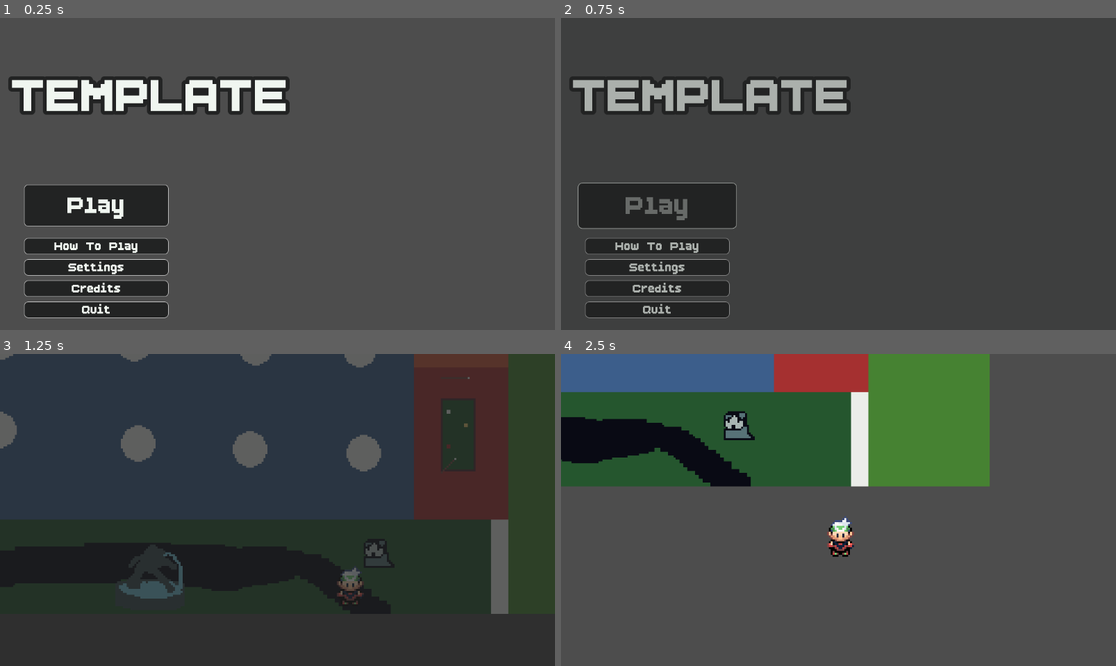
Above: before the commit, frames 1-4 (two rows, left to right).
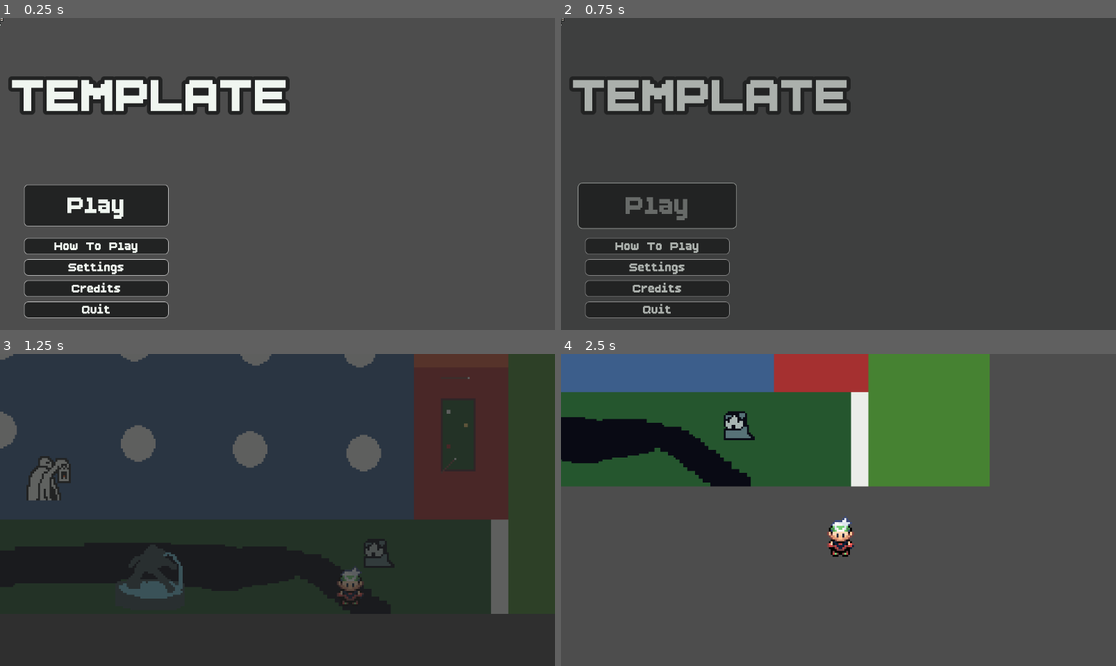
Above: after the commit, the same moments.

Repository: Rat-Haven-Studios/melon-jam-2025
Game: Godot game, scene res://1-main/Main.tscn
The game is run twice, just before and just after one commit, with the same random seed, the same clock (stepped at 60 frames per second) and the same inputs. Sound files missing from this copy of the repository are replaced by a short silence.
Inputs (mouse positions are in pixels of both pictures, inside the frame that each line leads up to):
- Up to frame 1 (0.25 s): no input
- Up to frame 2 (0.75 s): click "Play" at 0.5 s
- Up to frame 3 (1.25 s): no input
- Up to frame 4 (2.5 s): move the mouse to (960, 494) at 1.27 s; hold D (right) 1.28-2.03 s; tap Space (interact) at 1.35, 2.1 s; click (960, 494) at 1.42 s; move the mouse to (727, 525) at 2.02 s; hold S (down) from 2.03 s (still down)

The runs differ from the first frame. In frame 1, less than 0.1% of the frame differs, in the area x 0-1%, y 0-3%; in frame 2, less than 0.1%; in frame 3, 0.8%, in the area x 4-13%, y 32-47%; in frame 4, nothing differs.

Commit message:
Monkey Fix

Diff:
--- a/4-objects/1-npc/NPC.tscn
+++ b/4-objects/1-npc/NPC.tscn
@@ -1,8 +1,28 @@
-[gd_scene load_steps=2 format=3 uid="uid://b3kn3a6e8su6y"]
+[gd_scene load_steps=5 format=3 uid="uid://toe70xl1lkkf"]
+
+[ext_resource type="Texture2D" uid="uid://bpfs2iqi65km5" path="res://0-assets/sprites/Mono Knight.png" id="1_l1arj"]
 
 [sub_resource type="RectangleShape2D" id="RectangleShape2D_ad56y"]
+
+[sub_resource type="AtlasTexture" id="AtlasTexture_atnjp"]
+atlas = ExtResource("1_l1arj")
+region = Rect2(448, 0, 32, 32)
+
+[sub_resource type="SpriteFrames" id="SpriteFrames_qua7y"]
+animations = [{
+"frames": [{
+"duration": 1.0,
+"texture": SubResource("AtlasTexture_atnjp")
+}],
+"loop": true,
+"name": &"default",
+"speed": 5.0
+}]
 
 [node name="Npc" type="CharacterBody2D"]
 
 [node name="CollisionShape2D" type="CollisionShape2D" parent="."]
 shape = SubResource("RectangleShape2D_ad56y")
+
+[node name="AnimatedSprite2D" type="AnimatedSprite2D" parent="."]
+sprite_frames = SubResource("SpriteFrames_qua7y")
--- a/4-objects/1-npc/bandit-king/BanditKing.tscn
+++ b/4-objects/1-npc/bandit-king/BanditKing.tscn
@@ -1,7 +1,31 @@
-[gd_scene load_steps=2 format=3 uid="uid://cqookot7nrslv"]
+[gd_scene load_steps=6 format=3 uid="uid://cqookot7nrslv"]
 
 [ext_resource type="Script" uid="uid://damfr37ihfiqh" path="res://4-objects/1-npc/bandit-king/bandit-king.gd" id="1_v4bx4"]
+[ext_resource type="Texture2D" uid="uid://bpfs2iqi65km5" path="res://0-assets/sprites/Mono Knight.png" id="1_vgh3i"]
 
-[node name="BanditKing" type="Node2D"]
+[sub_resource type="AtlasTexture" id="AtlasTexture_d13y5"]
+atlas = ExtResource("1_vgh3i")
+region = Rect2(224, 0, 32, 32)
+
+[sub_resource type="SpriteFrames" id="SpriteFrames_m8it2"]
+animations = [{
+"frames": [{
+"duration": 1.0,
+"texture": SubResource("AtlasTexture_d13y5")
+}],
+"loop": true,
+"name": &"default",
+"speed": 5.0
+}]
+
+[sub_resource type="RectangleShape2D" id="RectangleShape2D_rm3r6"]
+
+[node name="BanditKing" type="CharacterBody2D"]
 script = ExtResource("1_v4bx4")
-metadata/_custom_type_script = "uid://damfr37ihfiqh"
+
+[node name="AnimatedSprite2D" type="AnimatedSprite2D" parent="."]
+sprite_frames = SubResource("SpriteFrames_m8it2")
+autoplay = "default"
+
+[node name="CollisionShape2D" type="CollisionShape2D" parent="."]
+shape = SubResource("RectangleShape2D_rm3r6")
--- a/4-objects/1-npc/npc.gd
+++ b/4-objects/1-npc/npc.gd
@@ -5,6 +5,9 @@
 var characterID: Data.Characters
 var talked: Dictionary # which mask they've talked to
 var susLevel: int
+
+var moveDirection: Vector2
+var wanderTime: float
 
 @export var mapSprite: Texture2D
 @export var dialogueSprite: Texture2D
@@ -28,6 +31,21 @@
 	generateDialogueTrees()
 	CLogger.info("Initialized %s" % npcname)
 
+func _ready():
+	roamBuilding()
+
+func roamBuilding():
+	# I would want some sort of check to see if they NPC is going to a spot within the world border AND not intersecting with a wall
+	# We can work that out later
+
+	var randX = randi_range(0, 512)
+	var randY = randi_range(0, 512)
+	CLogger.debug("Normalized Version = " + str(Vector2(randX, randY).normalized()))
+	CLogger.debug("Regular Version = " + str(Vector2(randX, randY)))
+	moveDirection = Vector2(randX, randY)
+
+
+
 func generateDialogueTrees():
 	var n: int = len(Data.PlayerMasks)
 	for i in range(n):
--- a/4-objects/2-level/FIRST_LEVEL.tscn
+++ b/4-objects/2-level/FIRST_LEVEL.tscn
@@ -1,8 +1,9 @@
-[gd_scene load_steps=4 format=3 uid="uid://btyikl70k86w6"]
+[gd_scene load_steps=5 format=3 uid="uid://btyikl70k86w6"]
 
 [ext_resource type="Texture2D" uid="uid://dtv0iqfxnymma" path="res://0-assets/sprites/world/Quick Blueprint.png" id="1_4jqpd"]
 [ext_resource type="Script" uid="uid://ko5yay6dida1" path="res://4-objects/2-level/camera_2d.gd" id="2_wl7ar"]
 [ext_resource type="PackedScene" uid="uid://ess0lyyqlkgy" path="res://4-objects/0-character/Character.tscn" id="3_qj1of"]
+[ext_resource type="PackedScene" uid="uid://b3kn3a6e8su6y" path="res://4-objects/1-npc/NPC.tscn" id="4_07xkt"]
 
 [node name="Level" type="Node2D"]
 
@@ -18,3 +19,6 @@
 [node name="Character" parent="." instance=ExtResource("3_qj1of")]
 position = Vector2(367, 498)
 BASE_SPEED = 90
+
+[node name="Npc" parent="." instance=ExtResource("4_07xkt")]
+position = Vector2(215, 437)
Binary file added: 0-assets/sprites/Mono Knight.png
Not shown, added: 0-assets/sprites/Mono Knight.png.import
